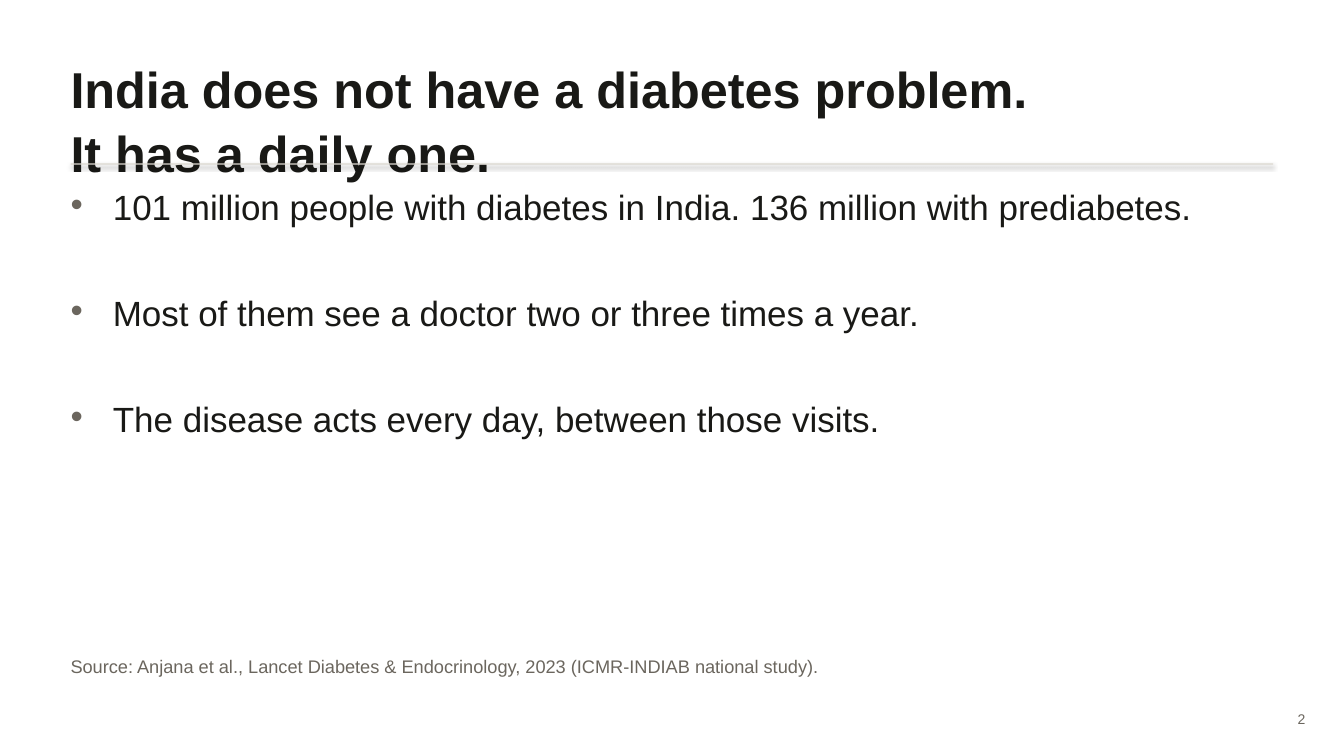
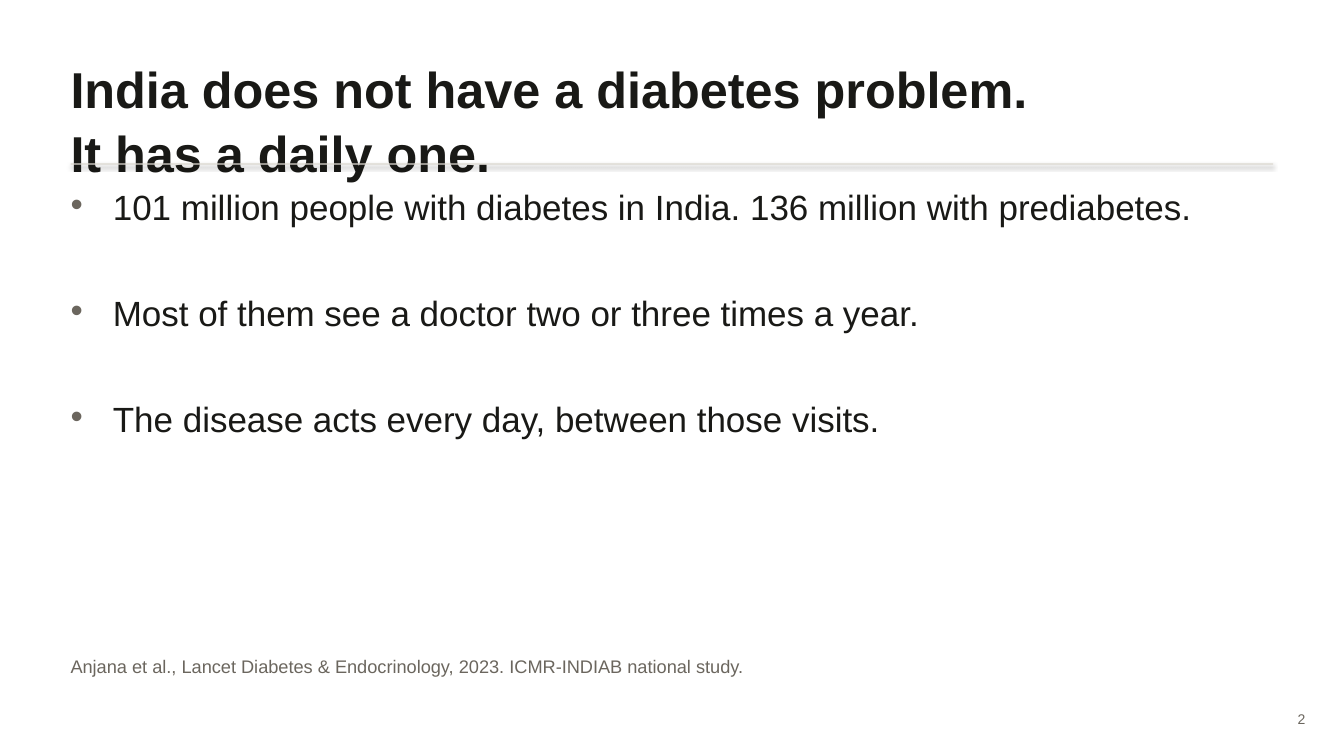
Before and after one commit to PrachiMaan/gluco-twin, a slide deck: slide 2 of docs/presentation.pptx. Drawn at 1344x756 pixels with LibreOffice and Linux fonts; fonts in the diff are those of the drawing. Boxes give left, top, right and bottom in pixels: in the first picture for what was removed or moved away, otherwise in the second. Text is boxed around its words. In the diff, an @@ line names an element or a change of style, - is before the commit and + after.

```diff
--- a/docs/presentation.pptx
+++ b/docs/presentation.pptx
@@ text at [71,660,743,677]: text changed @@
-Source: Anjana et al., Lancet Diabetes & Endocrinology, 2023 (ICMR-INDIAB national study).
+Anjana et al., Lancet Diabetes & Endocrinology, 2023. ICMR-INDIAB national study.
```
Also in this commit, not shown: 2 other slides changed, 2 other files.
